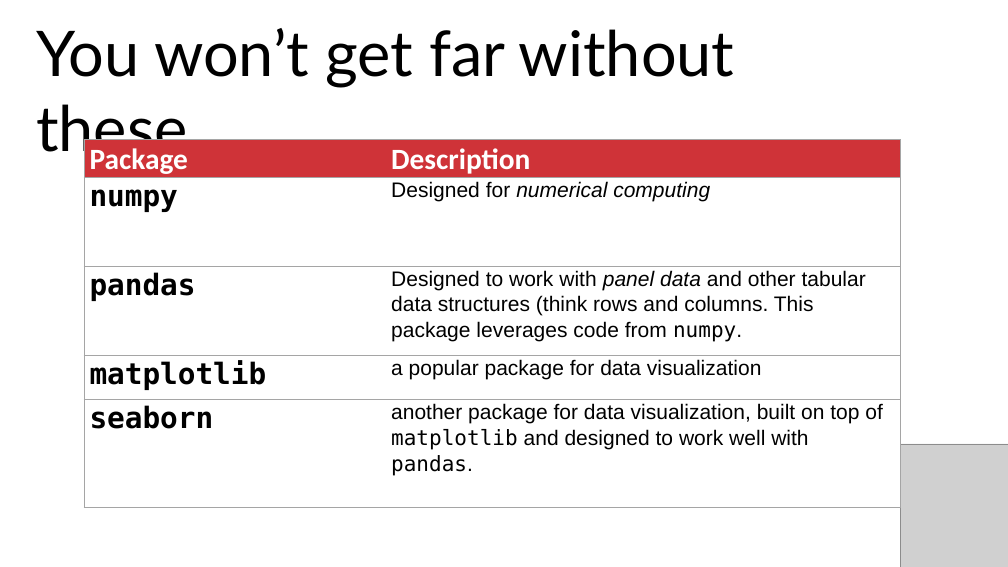
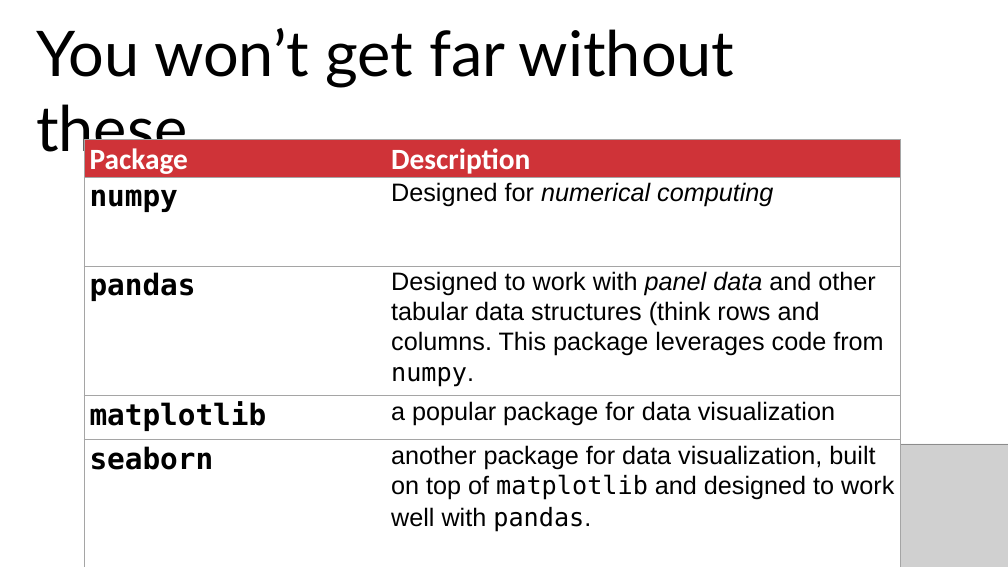
Before and after one commit to stringfestdata/aina-getting-started-python, a slide deck: slide 12 of five-things-excel-python.pptx (slide 10 before the commit). Drawn at 1008x567 pixels with LibreOffice and Linux fonts; fonts in the diff are those of the drawing; grey boxes stand for pictures. Boxes give left, top, right and bottom in pixels: in the first picture for what was removed or moved away, otherwise in the second. Text is boxed around its words. In the diff, an @@ line names an element or a change of style, - is before the commit and + after.

```diff
--- a/five-things-excel-python.pptx
+++ b/five-things-excel-python.pptx
@@ table at [84,139,901,536] @@
@@ size 20 to 24 pt in "Designed for numerical computing", "Designed to work with panel data and ...", "a popular package for data visualization", "another package for data visualization, built on ..." @@
```
Also in this commit, not shown: 8 other slides changed, 1 slide added, 7 other files.
